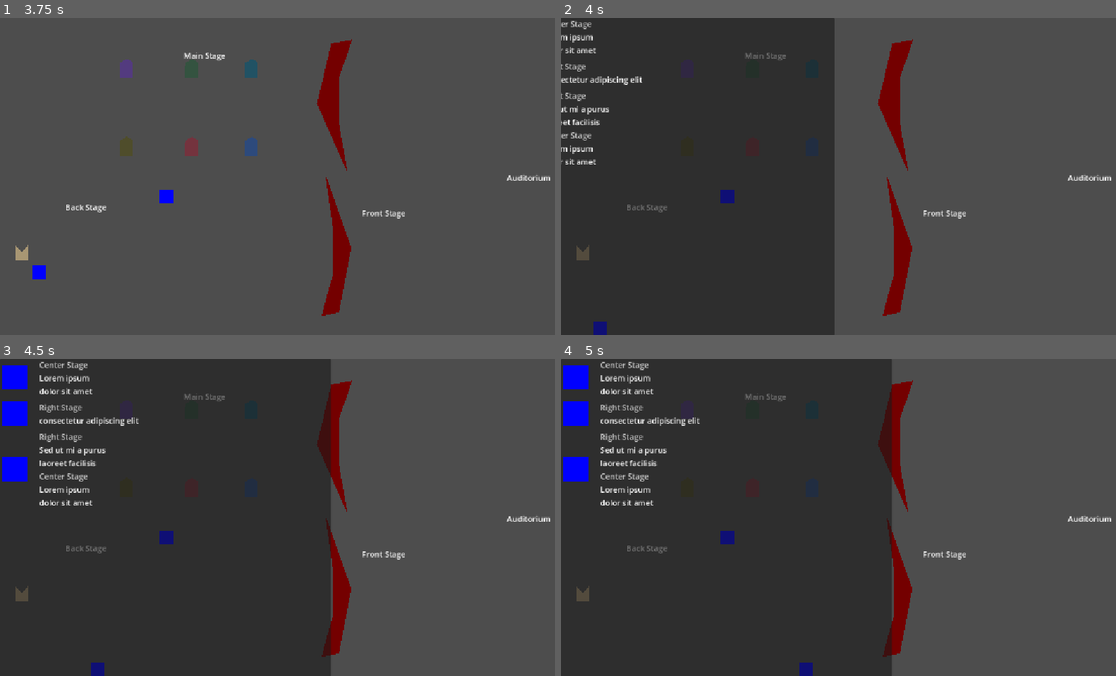
Above: before the commit, frames 1-4 (two rows, left to right).
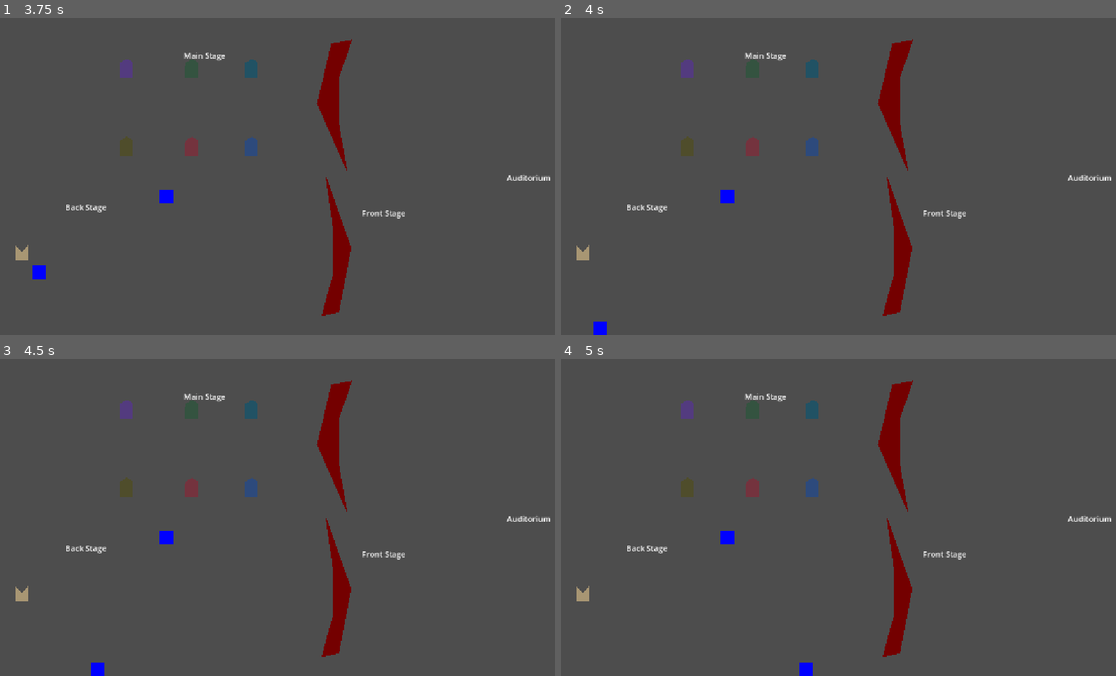
Above: after the commit, the same moments.

Repository: GomaGames/GGJ-2026
Game: Godot game, scene res://scenes/TitleScreen.tscn
The game is run twice, just before and just after one commit, with the same random seed, the same clock (stepped at 60 frames per second) and the same inputs.
Inputs:
- Up to frame 1 (3.75 s): tap A (player_1_a) at 0.5 s; hold A (player_1_a) 0.53-1.28 s; hold Up 0.53-2.03 s; tap Enter (ui_accept) at 0.77, 1.25, 1.52, 2, 2.75, 3.02 s; tap D (player_1_d) at 1.35 s; hold S (player_1_s) 2.03-2.78 s; hold Left 2.03-3.53 s; tap W (player_1_w) at 2.85 s; hold Down from 3.53 s (still down); hold Space from 3.53 s (still down)
- Up to frame 2 (4 s): keep holding Down; keep holding Space; tap Enter (ui_accept) at 3.77 s
- Up to frame 3 (4.5 s): release Down at 4.28 s; release Space at 4.28 s; hold Right from 4.28 s (still down); tap Backspace at 4.35 s
- Up to frame 4 (5 s): keep holding Right; tap Enter (ui_accept) at 4.52 s

Frame 1 is identical in both runs. In frame 2, 49% of the frame differs, in the area x 0-50%, y 0-100%; in frame 3, 59%, in the area x 0-60%, y 0-100%; in frame 4, 59%.

Commit message:
:sparkles: script renders only next actions

Diff:
--- a/project.godot
+++ b/project.godot
@@ -21,7 +21,6 @@
 
 [display]
 
-window/size/mode=2
 window/stretch/mode="canvas_items"
 
 [input]
@@ -46,10 +45,6 @@
 "events": [Object(InputEventKey,"resource_local_to_scene":false,"resource_name":"","device":0,"window_id":0,"alt_presse …(189 unchanged characters)…
 ]
 }
-debug_toggle_script={
-"deadzone": 0.2,
-"events": []
-}
 
 [physics]
 
--- a/scenes/MainScene.tscn
+++ b/scenes/MainScene.tscn
@@ -2,35 +2,18 @@
 
 [ext_resource type="PackedScene" uid="uid://player" path="res://scenes/Player.tscn" id="1_echbf"]
 [ext_resource type="Script" uid="uid://k4o0wg3ib2tx" path="res://scripts/MainScene.gd" id="2_main"]
-[ext_resource type="Script" uid="uid://cf2m3fowcxc4t" path="res://script_background.gd" id="3_c6dvc"]
-[ext_resource type="Script" uid="uid://dqafl4etobp6j" path="res://ScriptDesk.gd" id="4_k24pf"]
 
 [sub_resource type="RectangleShape2D" id="RectangleShape2D_echbf"]
 size = Vector2(42, 34)
 
-[sub_resource type="GDScript" id="GDScript_611at"]
-script/source = "extends Area2D
-
-signal player_entered
-signal player_exited
-
-func _on_body_entered(body):
-	if body.is_in_group(\"Player\"):
-		emit_signal(\"player_entered\", body)
-
-func _on_body_exited(body):
-	if body.is_in_group(\"Player\"):
-		emit_signal(\"player_exited\", body)
-"
-
-[sub_resource type="RectangleShape2D" id="RectangleShape2D_interaction"]
-size = Vector2(157.01447, 157.01447)
-
 [sub_resource type="RectangleShape2D" id="RectangleShape2D_qg23i"]
 size = Vector2(47, 200.5)
 
 [sub_resource type="RectangleShape2D" id="RectangleShape2D_ibiss"]
 size = Vector2(1192, 161)
+
+[sub_resource type="RectangleShape2D" id="RectangleShape2D_interaction"]
+size = Vector2(150, 150)
 
 [node name="MainScene" type="Node2D" unique_id=718884609]
 y_sort_enabled = true
@@ -47,12 +30,6 @@
 color = Color(0.32600486, 0.2326718, 0.50035137, 1)
 polygon = PackedVector2Array(-33, -48, -34, 24, 31, 24, 30, -50, 0, -68)
 
-[node name="InteractionArea" type="Area2D" parent="Dress Rack 1" unique_id=1466347400]
-script = SubResource("GDScript_611at")
-
-[node name="CollisionShape2D" type="CollisionShape2D" parent="Dress Rack 1/InteractionArea" unique_id=656594195]
-shape = SubResource("RectangleShape2D_interaction")
-
 [node name="Dress Rack 2" type="StaticBody2D" parent="." unique_id=611861792]
 position = Vector2(392, 112)
 scale = Vector2(0.4183594, 0.4183594)
@@ -64,12 +41,6 @@
 color = Color(0.20776388, 0.32795632, 0.25267884, 1)
 polygon = PackedVector2Array(-33, -48, -34, 24, 31, 24, 30, -50, 0, -68)
 
-[node name="InteractionArea" type="Area2D" parent="Dress Rack 2" unique_id=1232124467]
-script = SubResource("GDScript_611at")
-
-[node name="CollisionShape2D" type="CollisionShape2D" parent="Dress Rack 2/InteractionArea" unique_id=1081173826]
-shape = SubResource("RectangleShape2D_interaction")
-
 [node name="Dress Rack 3" type="StaticBody2D" parent="." unique_id=773536788]
 position = Vector2(514, 112)
 scale = Vector2(0.4183594, 0.4183594)
@@ -81,12 +52,6 @@
 color = Color(0.13253075, 0.32290083, 0.39545876, 1)
 polygon = PackedVector2Array(-33, -48, -34, 24, 31, 24, 30, -50, 0, -68)
 
-[node name="InteractionArea" type="Area2D" parent="Dress Rack 3" unique_id=599881442]
-script = SubResource("GDScript_611at")
-
-[node name="CollisionShape2D" type="CollisionShape2D" parent="Dress Rack 3/InteractionArea" unique_id=1908664347]
-shape = SubResource("RectangleShape2D_interaction")
-
 [node name="Dress Rack 4" type="StaticBody2D" parent="." unique_id=1603682894]
 position = Vector2(259, 271)
 scale = Vector2(0.4183594, 0.4183594)
@@ -98,12 +63,6 @@
 color = Color(0.31310874, 0.3019784, 0.17057562, 1)
 polygon = PackedVector2Array(-33, -48, -34, 24, 31, 24, 30, -50, 0, -68)
 
-[node name="InteractionArea" type="Area2D" parent="Dress Rack 4" unique_id=1919674527]
-script = SubResource("GDScript_611at")
-
-[node name="CollisionShape2D" type="CollisionShape2D" parent="Dress Rack 4/InteractionArea" unique_id=938909200]
-shape = SubResource("RectangleShape2D_interaction")
-
 [node name="Dress Rack 5" type="StaticBody2D" parent="." unique_id=121966401]
 position = Vector2(392, 271)
 scale = Vector2(0.4183594, 0.4183594)
@@ -115,12 +74,6 @@
 color = Color(0.45869178, 0.20058298, 0.24643692, 1)
 polygon = PackedVector2Array(-33, -48, -34, 24, 31, 24, 30, -50, 0, -68)
 
-[node name="InteractionArea" type="Area2D" parent="Dress Rack 5" unique_id=578019178]
-script = SubResource("GDScript_611at")
-
-[node name="CollisionShape2D" type="CollisionShape2D" parent="Dress Rack 5/InteractionArea" unique_id=847326904]
-shape = SubResource("RectangleShape2D_interaction")
-
 [node name="Dress Rack 6" type="StaticBody2D" parent="." unique_id=1617459162]
 position = Vector2(514, 271)
 scale = Vector2(0.4183594, 0.4183594)
@@ -131,12 +84,6 @@
 [node name="Polygon2D" type="Polygon2D" parent="Dress Rack 6" unique_id=1449950352]
 color = Color(0.17879683, 0.2929185, 0.48628098, 1)
 polygon = PackedVector2Array(-33, -48, -34, 24, 31, 24, 30, -50, 0, -68)
-
-[node name="InteractionArea" type="Area2D" parent="Dress Rack 6" unique_id=418001648]
-script = SubResource("GDScript_611at")
-
-[node name="CollisionShape2D" type="CollisionShape2D" parent="Dress Rack 6/InteractionArea" unique_id=212210851]
-shape = SubResource("RectangleShape2D_interaction")
 
 [node name="Tmp Labels" type="Node" parent="." unique_id=2058468052]
 
@@ -226,18 +173,16 @@
 color = Color(0.45719898, 9.1448425e-07, 2.4065375e-07, 1)
 polygon = PackedVector2Array(35, 53, 50, 154, 50, 242, 27, 319, 63, 312, 88, 191, 67.18701, 136.80765)
 
-[node name="Actor 1" parent="." unique_id=601871128 groups=["Player"] instance=ExtResource("1_echbf")]
+[node name="Actor 1" parent="." unique_id=601871128 instance=ExtResource("1_echbf")]
 position = Vector2(340, 405)
 
-[node name="Actor 2" parent="." unique_id=134137325 groups=["Player"] instance=ExtResource("1_echbf")]
+[node name="Actor 2" parent="." unique_id=134137325 instance=ExtResource("1_echbf")]
 position = Vector2(520, 400)
 player_id = 2
 
-[node name="Script Desk" type="StaticBody2D" parent="." unique_id=362810205 node_paths=PackedStringArray("sliding_window")]
+[node name="Script Desk" type="StaticBody2D" parent="." unique_id=362810205]
 position = Vector2(45, 485)
 scale = Vector2(0.4183594, 0.4183594)
-script = ExtResource("4_k24pf")
-sliding_window = NodePath("../PlayScript/SlidingScript")
 
 [node name="CollisionShape2D" type="CollisionShape2D" parent="Script Desk" unique_id=1912687467]
 shape = SubResource("RectangleShape2D_echbf")
@@ -250,18 +195,29 @@
 [node name="InteractionArea" type="Area2D" parent="Script Desk" unique_id=999999001]
 
 [node name="CollisionShape2D" type="CollisionShape2D" parent="Script Desk/InteractionArea" unique_id=999999002]
-position = Vector2(0, 2.3902874)
 shape = SubResource("RectangleShape2D_interaction")
 
 [node name="PlayScript" type="CanvasLayer" parent="." unique_id=2100000001]
-
-[node name="SlidingScript" type="PanelContainer" parent="PlayScript" unique_id=533913535]
 visible = false
-offset_right = 676.0
-offset_bottom = 649.0
-script = ExtResource("3_c6dvc")
-
-[node name="ActionList" type="VBoxContainer" parent="PlayScript/SlidingScript" unique_id=2100000003]
+
+[node name="Background" type="ColorRect" parent="PlayScript" unique_id=2100000002]
+anchors_preset = 9
+anchor_bottom = 1.0
+offset_right = 768.0
+grow_vertical = 2
+color = Color(0, 0, 0, 0.5)
+
+[node name="ScrollContainer" type="ScrollContainer" parent="PlayScript/Background" unique_id=2100000004]
+layout_mode = 1
+anchors_preset = 15
+anchor_right = 1.0
+anchor_bottom = 1.0
+grow_horizontal = 2
+grow_vertical = 2
+horizontal_scroll_mode = 0
+
+[node name="ActionList" type="VBoxContainer" parent="PlayScript/Background/ScrollContainer" unique_id=2100000003]
 unique_name_in_owner = true
 layout_mode = 2
+size_flags_horizontal = 3
 theme_override_constants/separation = 10
--- a/scripts/MainScene.gd
+++ b/scripts/MainScene.gd
@@ -1,7 +1,6 @@
 extends Node2D
 
 @onready var action_list = %ActionList
-@onready var playscript_layer = %PlayScript # Assuming unique_id PlayScript is not accessible directly or using explicit node path
 
 var active_player = null
 var players_in_zone = []
@@ -20,6 +19,48 @@
 	if act1:
 		render_act(act1)
 
+	# Setup interaction logic
+	var interaction_area = $"Script Desk/InteractionArea"
+	if interaction_area:
+		interaction_area.body_entered.connect(_on_interaction_area_body_entered)
+		interaction_area.body_exited.connect(_on_interaction_area_body_exited)
+
+	# Connect to players
+	# Note: In the scene they are named "Actor 1" and "Actor 2"
+	var actor1 = $"Actor 1"
+	var actor2 = $"Actor 2"
+
+	if actor1:
+		actor1.interact_pressed.connect(func(): _on_player_interact(actor1))
+	if actor2:
+		actor2.interact_pressed.connect(func(): _on_player_interact(actor2))
+
+func _on_interaction_area_body_entered(body):
+	if body is CharacterBody2D and "player_id" in body: # Simple check for Player
+		if not body in players_in_zone:
+			players_in_zone.append(body)
+
+func _on_interaction_area_body_exited(body):
+	if body in players_in_zone:
+		players_in_zone.erase(body)
+
+func _on_player_interact(player):
+	# Case 1: Player is the active one (dismiss)
+	if active_player == player:
+		active_player.can_move = true
+		active_player = null
+		# Find PlayScript node (it's the CanvasLayer)
+		var ps = get_node("PlayScript")
+		if ps: ps.visible = false
+		return
+
+	# Case 2: No active player, but this player is in zone (activate)
+	if active_player == null and player in players_in_zone:
+		active_player = player
+		player.can_move = false
+		var ps = get_node("PlayScript")
+		if ps: ps.visible = true
+
 func render_act(act_data):
 	var scenes = act_data.get("scene", [])
 	for scene_item in scenes:
Not shown, changed: assets/playscript.yml
